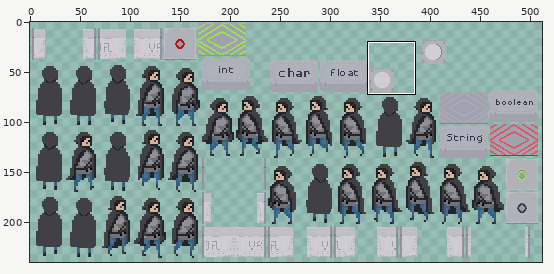
Edited in one commit: sprite sheet (core/assets/spritesheet/tryandcatchpack.png). The picture above shows the old version from afar; the outline marks the close-up.
Close-up. Before:
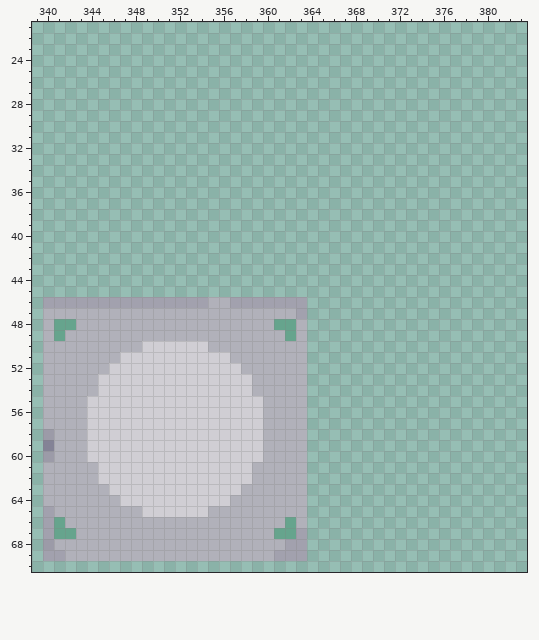
The file is 512x256 pixels. Colours within 5 levels of each other are drawn and written as one. Shown: x 339..383, y 21..70. The old version is drawn lined up with the new one. The wide view leaves out empty margins. The commit also changed other parts of the picture, which this record leaves out.
New version:
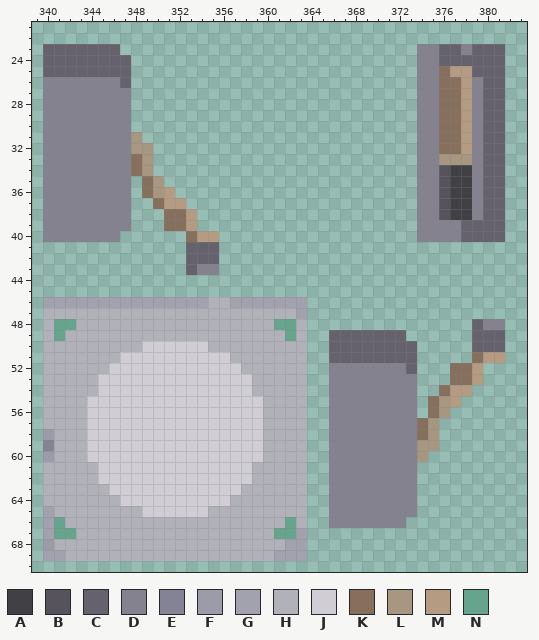
Palette (. is transparent): A #414044  B #56535d  C #65626e  D #858290  E #848396  F #9c9ba8  G #a2a1ae  H #b1b1ba  J #d0ced4  K #866f5d  L #a79781  M #b69b83  N #66a48d
Edits made:
drawings rearranged on the sheet (the old picture shows each at its new place)
There is now colour A in rows 34 to 38 at x 377 to 378.
There is now colour B in rows 34 to 38 at x 376.
There is now colour C in row 23 at x 340 to 346, 376 to 377 and 379 to 381; in row 24 at x 340 to 347 and 376 to 381; in row 25 at x 340 to 347 and 379 to 381; in row 26 at x 347 and 380 to 381; in rows 27 to 38 at x 380 to 381; in rows 39 to 40 at x 378 to 381.
There is now colour C in rows 41 to 42 at x 353 to 355; in row 43 at x 353; in row 48 at x 379; in row 49 at x 366 to 372 and 379 to 381; in row 50 at x 366 to 373 and 379 to 381; in row 51 at x 366 to 373.
There is now colour C in row 52 at x 373.
There is now colour D in row 23 at x 374 to 375 and 378; in rows 24 to 25 at x 374 to 375; in row 26 at x 340 to 346, 374 to 375 and 379; in rows 27 to 38 at x 340 to 347, 374 to 375 and 379; in row 39 at x 340 to 347 and 374 to 377; in row 40 at x 340 to 346 and 374 to 377.
There is now colour D in row 43 at x 354 to 355; in row 48 at x 380 to 381; in row 52 at x 366 to 372; in rows 53 to 65 at x 366 to 373; in row 66 at x 366 to 372.
There is now colour K in row 25 at x 376; in rows 26 to 32 at x 376 to 377; in rows 33 to 34 at x 348; in rows 35 to 36 at x 349; in row 37 at x 350; in rows 38 to 39 at x 351 to 352.
There is now colour K in row 40 at x 353; in row 51 at x 379; in rows 52 to 53 at x 377 to 378; in row 54 at x 376; in rows 55 to 56 at x 375; in rows 57 to 58 at x 374.
There is now colour L in row 31 at x 348; in row 32 at x 348 to 349; in row 33 at x 349 and 376 to 378; in row 34 at x 349; in rows 35 to 36 at x 350; in rows 55 to 56 at x 376.
There is now colour L in rows 57 to 58 at x 375; in row 59 at x 374 to 375; in row 60 at x 374.
There is now colour M in row 25 at x 377 to 378; in rows 26 to 32 at x 378; in row 36 at x 351; in row 37 at x 351 to 352; in rows 38 to 39 at x 353; in row 40 at x 354 to 355.
There is now colour M in row 51 at x 380 to 381; in rows 52 to 53 at x 379; in row 54 at x 377 to 378; in row 55 at x 377.
